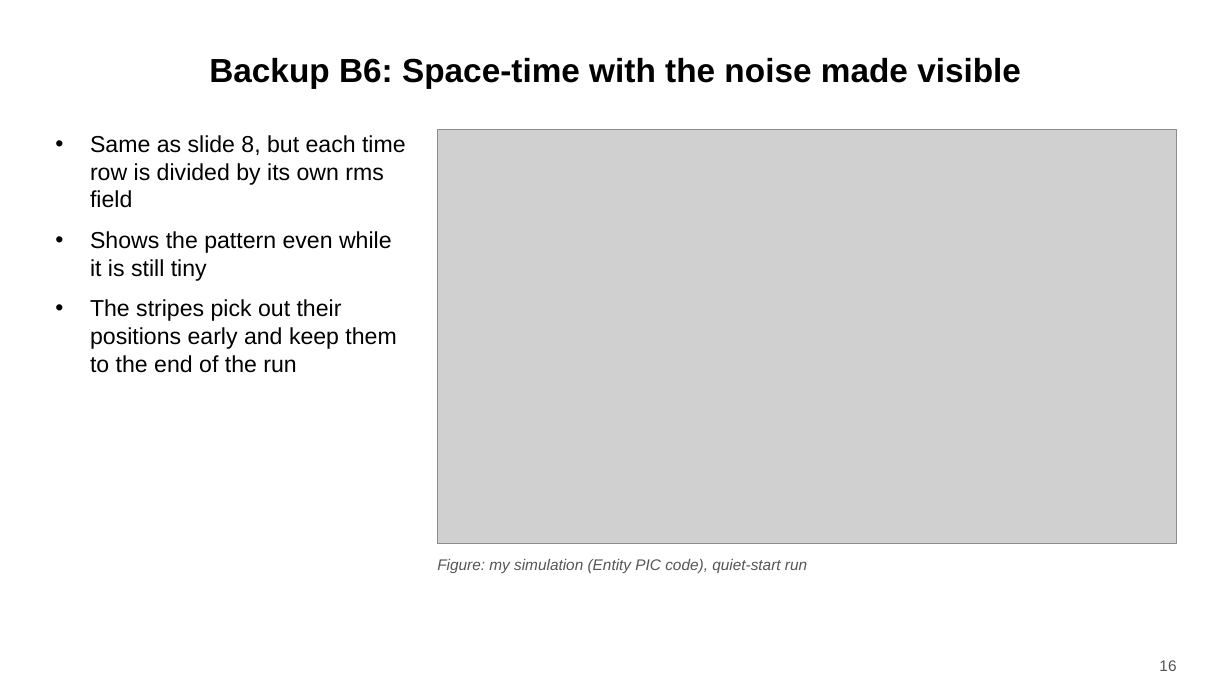
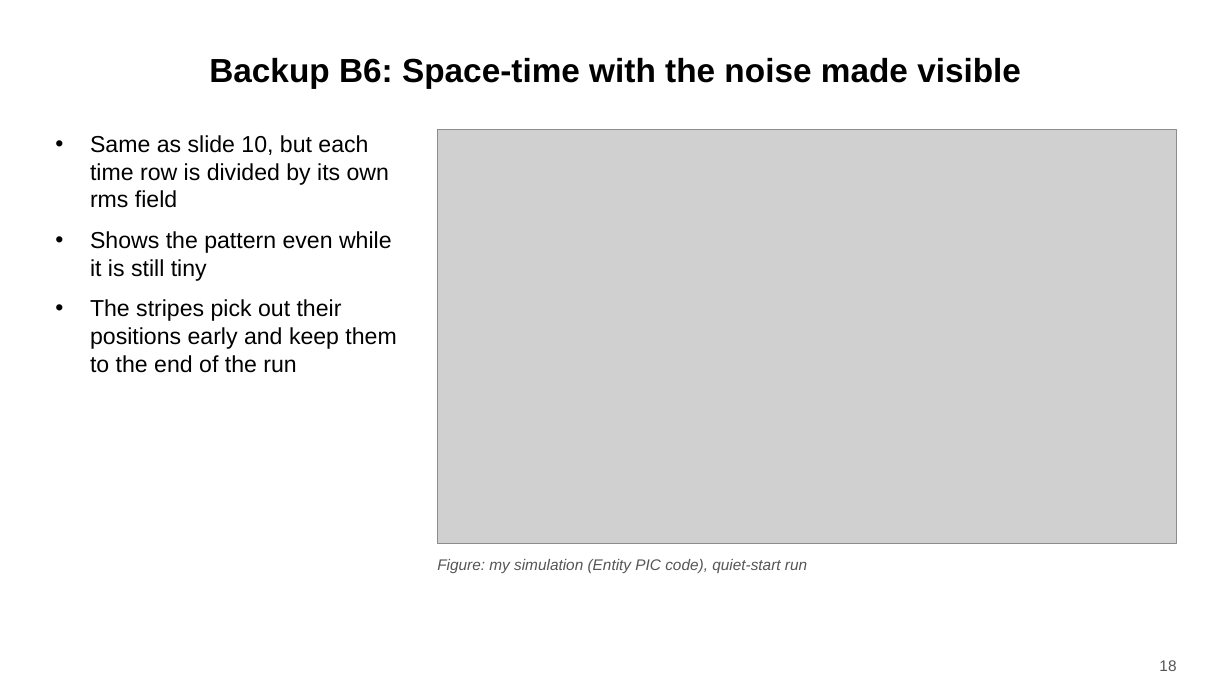
Before and after one commit to harry-wu-28/plasma, a slide deck: slide 18 of twostream/results/talk/twostream_talk.pptx (slide 16 before the commit). Drawn at 1232x693 pixels with LibreOffice and Linux fonts; fonts in the diff are those of the drawing; grey boxes stand for pictures. Boxes give left, top, right and bottom in pixels: in the first picture for what was removed or moved away, otherwise in the second. Text is boxed around its words. In the diff, an @@ line names an element or a change of style, - is before the commit and + after.

```diff
--- a/twostream/results/talk/twostream_talk.pptx
+++ b/twostream/results/talk/twostream_talk.pptx
@@ text at (90,135,389,208): text changed @@
-• Same as slide 8, but each time row is divided by its own rms field
+• Same as slide 10, but each time row is divided by its own rms field
@@ page number at (1159,660,1176,671): text changed @@
-16
+18
```
Also in this commit, not shown: 5 other slides changed, 2 slides added, 8 other files.
